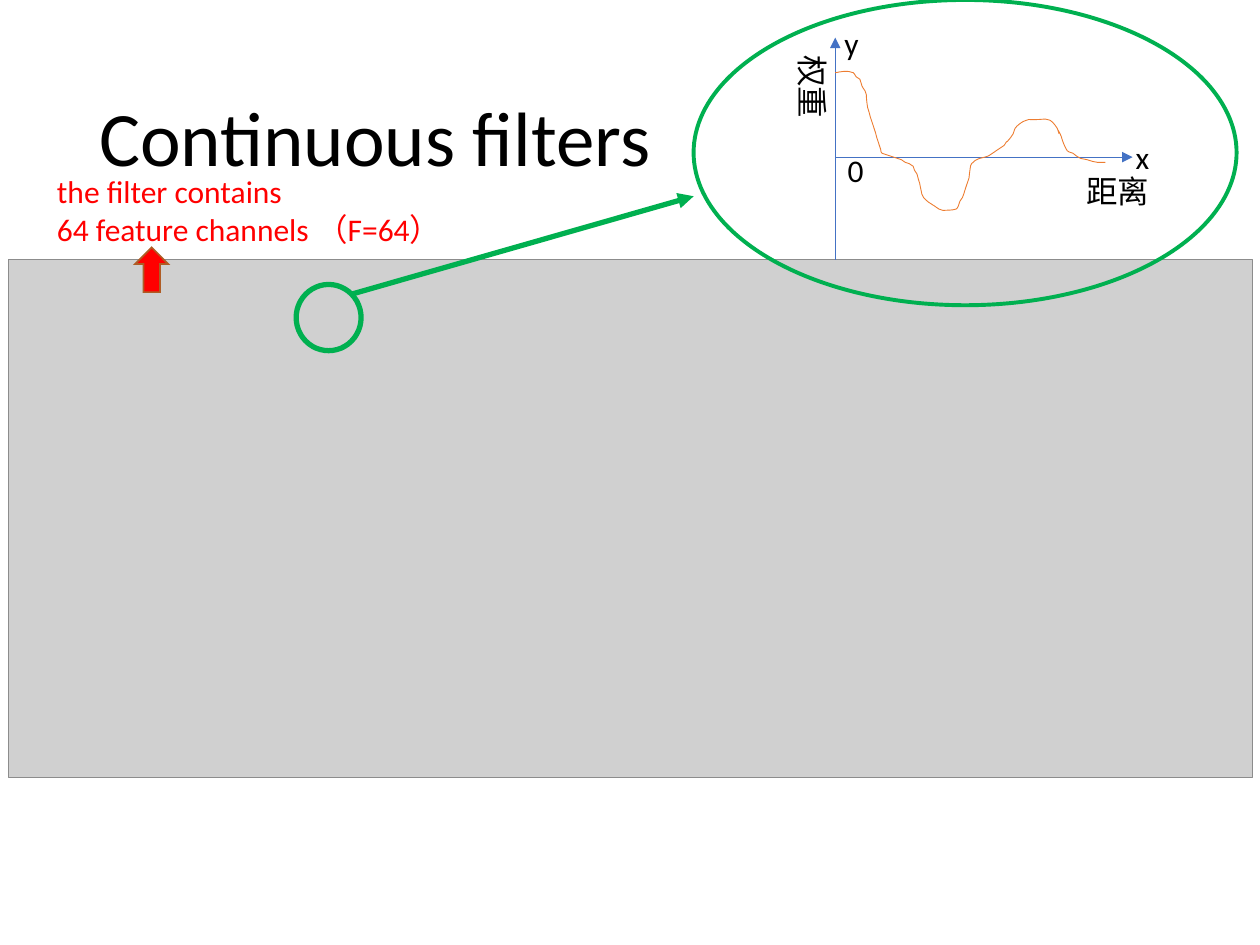
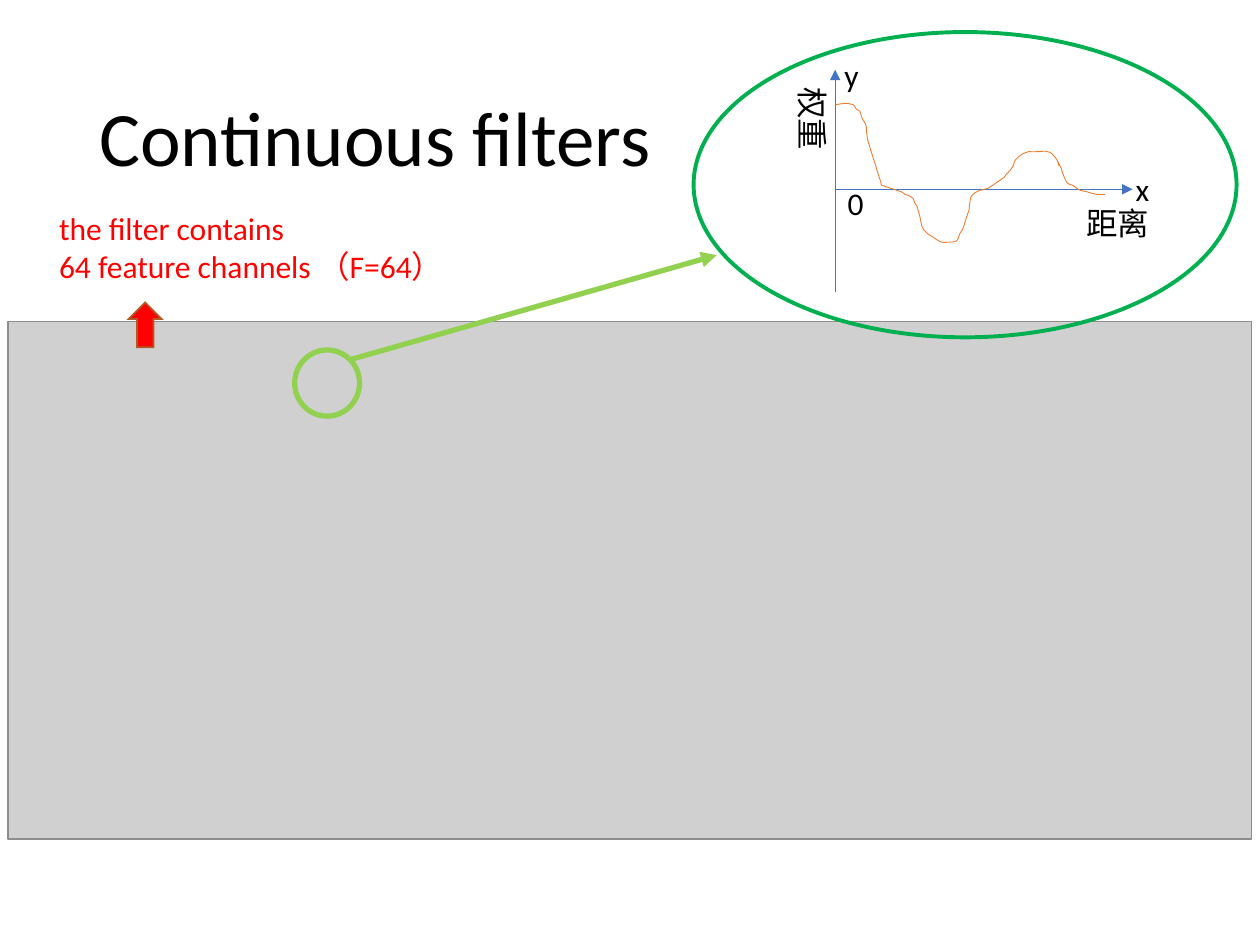
Before and after one commit to jiaweile/discussion-hpc-ai, a slide deck: slide 13 of LearningMaterials/week5/SchNet.pptx (slide 10 before the commit). Drawn at 1260x945 pixels with LibreOffice and Linux fonts; fonts in the diff are those of the drawing; grey boxes stand for pictures. Boxes give left, top, right and bottom in pixels: in the first picture for what was removed or moved away, otherwise in the second. Text is boxed around its words. In the diff, an @@ line names an element or a change of style, - is before the commit and + after.

Commit message:
update PPT

```diff
--- a/LearningMaterials/week5/SchNet.pptx
+++ b/LearningMaterials/week5/SchNet.pptx
@@ text "权重": place and size @@
-text "权重" at [792,61,838,116]
+text "权重" at [792,93,838,148]
@@ 3 texts, 2 arrows, 1 freeform shape, 1 ellipse: place and size @@
-3 texts, 2 arrows, 1 freeform shape, 1 ellipse at [694,0,1237,305]
+3 texts, 2 arrows, 1 freeform shape, 1 ellipse at [694,32,1237,336]
@@ text "0": place and size @@
-text "0" at [848,157,864,183]
+text "0" at [848,189,864,216]
@@ text "the filter contains" rewrapped from [57,214,441,249] to [59,218,443,281] @@
@@ arrow moved from (352, 294) - (694, 197) to (350, 359) - (717, 256) @@
@@ arrow (350, 359) - (717, 256): stroke #00B050 3 pt to #92D050 3 pt @@
@@ picture: place and size @@
-picture at [9,260,1252,777]
+picture at [8,321,1251,839]
@@ down arrow: place and size @@
-down arrow at [135,247,168,291]
+down arrow at [129,302,161,346]
@@ ellipse: place and size @@
-ellipse at [296,285,362,352]
+ellipse at [295,350,360,417]
@@ ellipse at [295,350,360,417]: outline #00B050 3 pt to #92D050 3 pt @@
```
Also in this commit, not shown: 11 other slides changed, 9 slides added, 1 slide removed.
